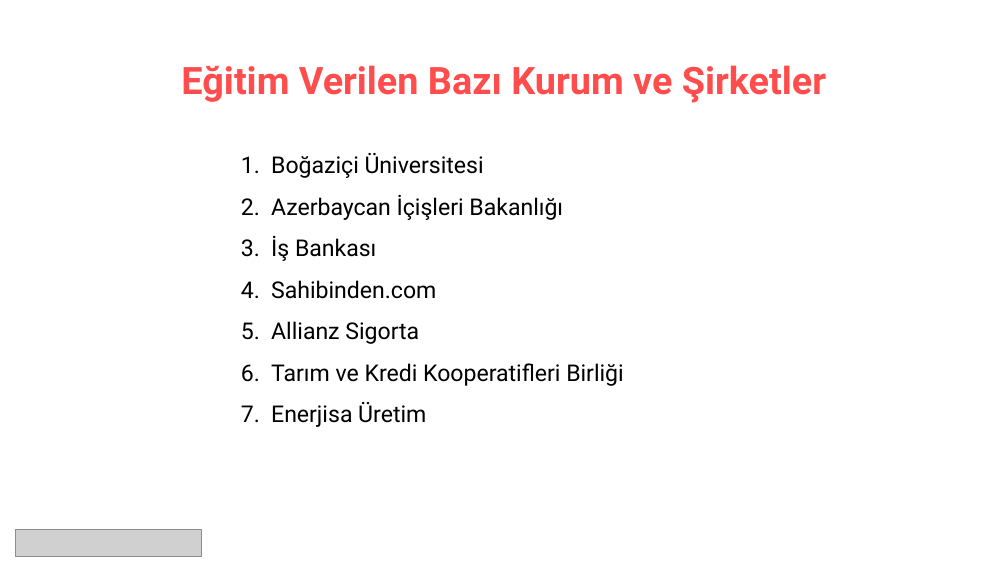
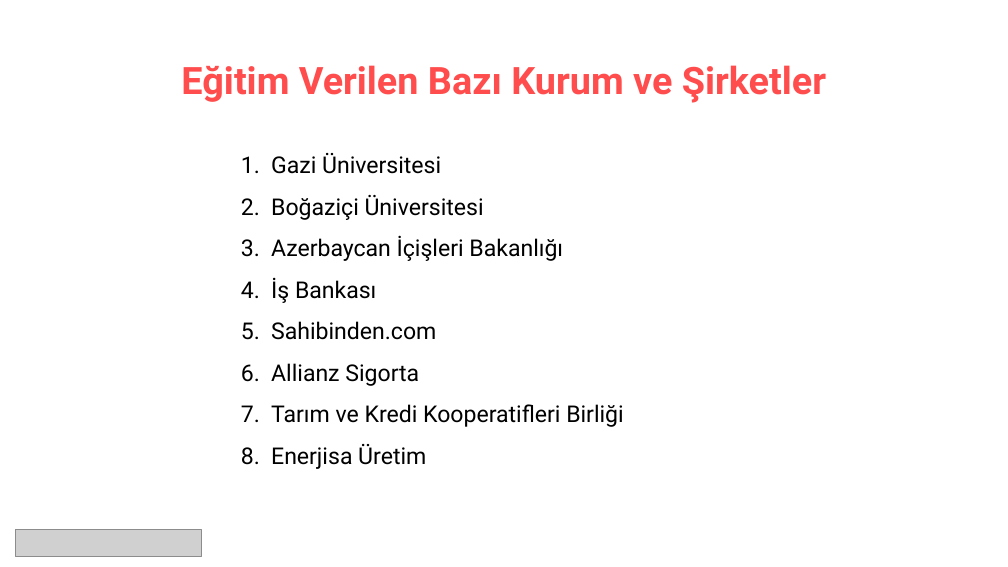
Before and after one commit to MustafaErenSonkaya/machine-learning-with-python-101, a slide deck: slide 4 of presentations/01. Tanışma, kursa giriş.pptx. Drawn at 1008x567 pixels with LibreOffice and Linux fonts; fonts in the diff are those of the drawing; grey boxes stand for pictures. Boxes give left, top, right and bottom in pixels: in the first picture for what was removed or moved away, otherwise in the second. Text is boxed around its words. In the diff, an @@ line names an element or a change of style, - is before the commit and + after.

```diff
--- a/presentations/01. Tanışma, kursa giriş.pptx
+++ b/presentations/01. Tanışma, kursa giriş.pptx
@@ text at [271, 153, 441, 174]: paragraph added @@
+1. Gazi Üniversitesi
```
Also in this commit, not shown: 1 slide added, 6 slides removed, 4 other files.
